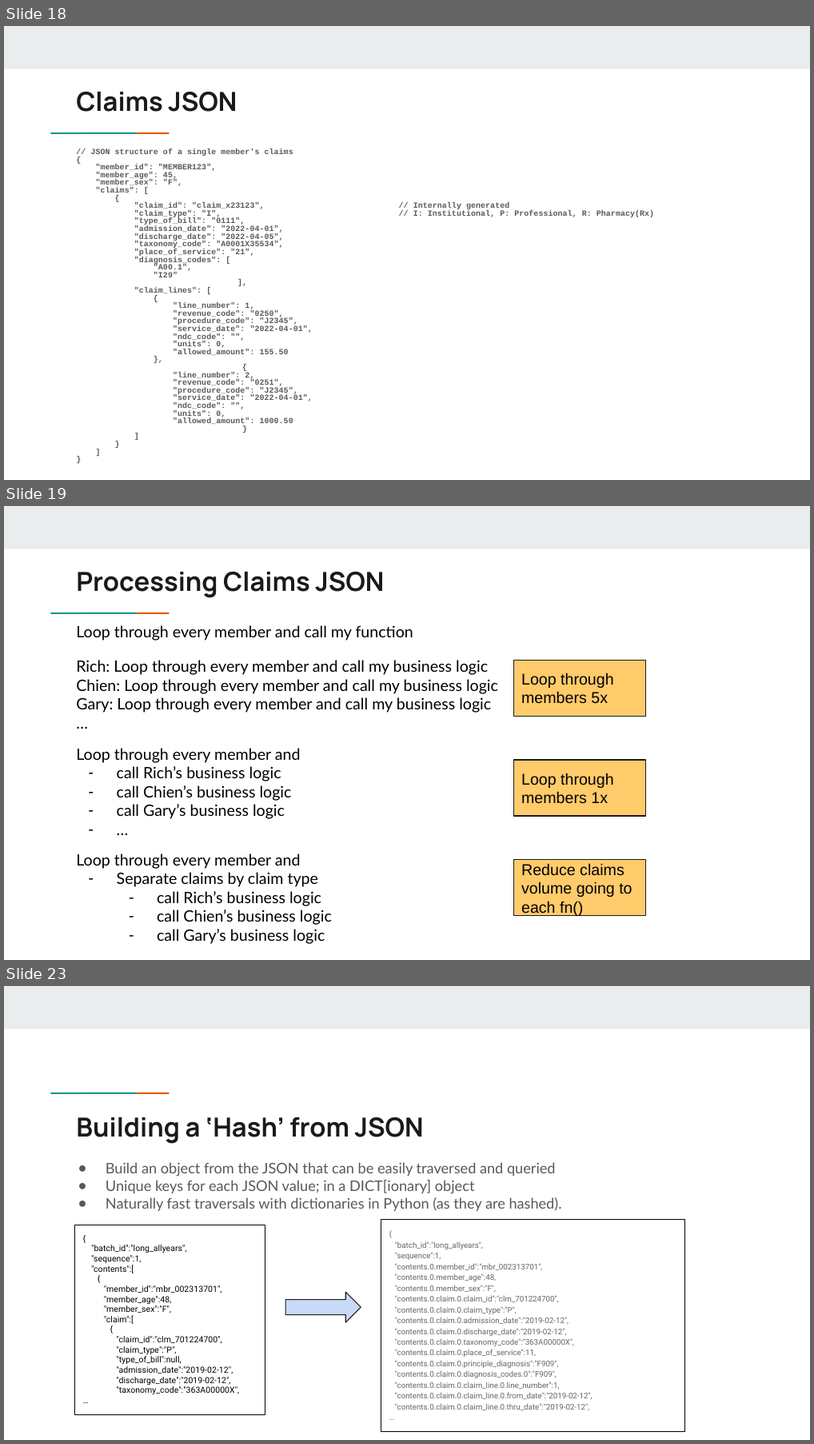
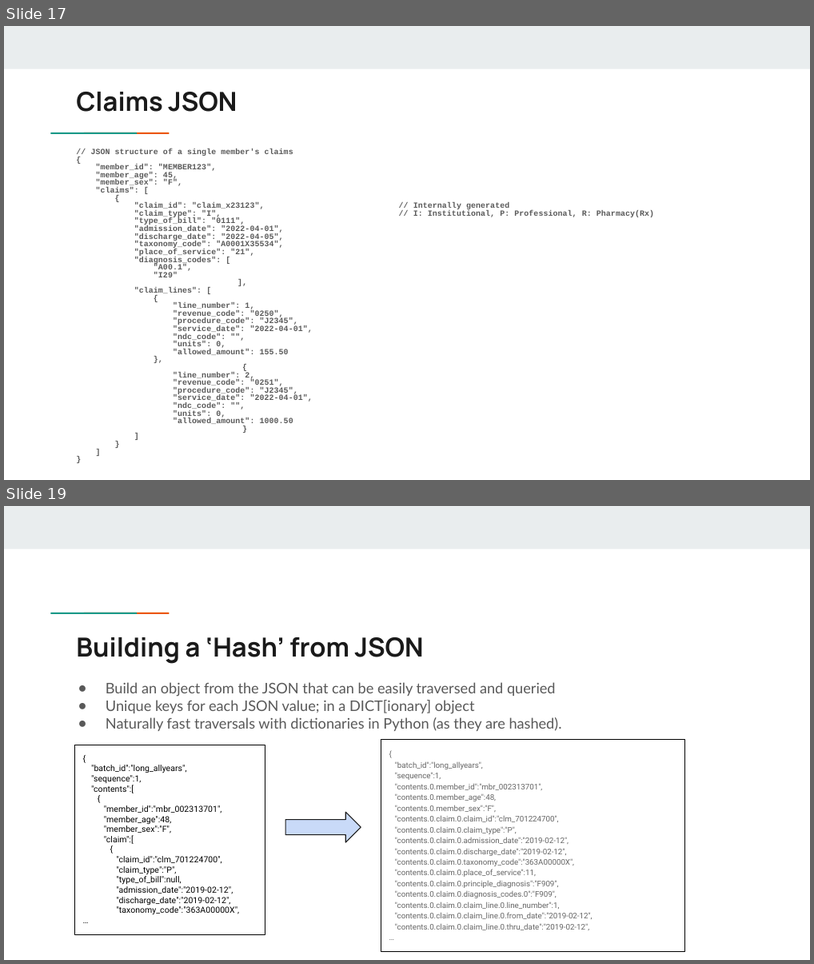
Before and after one commit to chienh0/project_lambda, a slide deck: Project Lambda.pptx. Shown one above the other, each under a label of ours: slides 18, 19 and 23 before the commit, slides 17 and 19 after it; the slides between them are not shown. The pictures are 814x1444 and 814x964 pixels, drawn with LibreOffice and Linux fonts; fonts in the diff are those of the drawing. Boxes give left, top, right and bottom in pixels: in the first picture for what was removed or moved away, otherwise in the second. Text is boxed around its words. In the diff, an @@ line names an element or a change of style, - is before the commit and + after.

```diff
--- a/Project Lambda.pptx
+++ b/Project Lambda.pptx
@@ slide 19 removed at box(4, 506, 810, 960), background #FFFFFF; not listed: 3 template elements that a slide beside it also shows @@
@@ title removed at box(76, 572, 384, 598) @@
-Processing Claims JSON
@@ text removed at box(76, 625, 414, 640) @@
-Loop through every member and call my function
@@ text removed at box(76, 660, 498, 712) @@
-Rich: Loop through every member and call my business logic
-Chien: Loop through every member and call my business logic
-Gary: Loop through every member and call my business logic
-…
@@ rectangle removed at box(514, 660, 646, 716) @@
-Loop through members 5x
@@ text removed at box(76, 748, 301, 819) @@
-Loop through every member and
-– call Rich’s business logic
-– call Chien’s business logic
-– call Gary’s business logic
-– …
@@ rectangle removed at box(514, 760, 646, 815) @@
-Loop through members 1x
@@ text removed at box(76, 853, 332, 944) @@
-Loop through every member and
-– Separate claims by claim type
-  – call Rich’s business logic
-  – call Chien’s business logic
-  – call Gary’s business logic
@@ rectangle removed at box(514, 860, 646, 915) @@
-Reduce claims volume going to each fn()
@@ what was slide 18 is now slide 17 @@
@@ what was slide 23 is now slide 19 @@
```
Also in this commit, not shown: 5 slides changed, 10 other slides removed, 1 other file.
